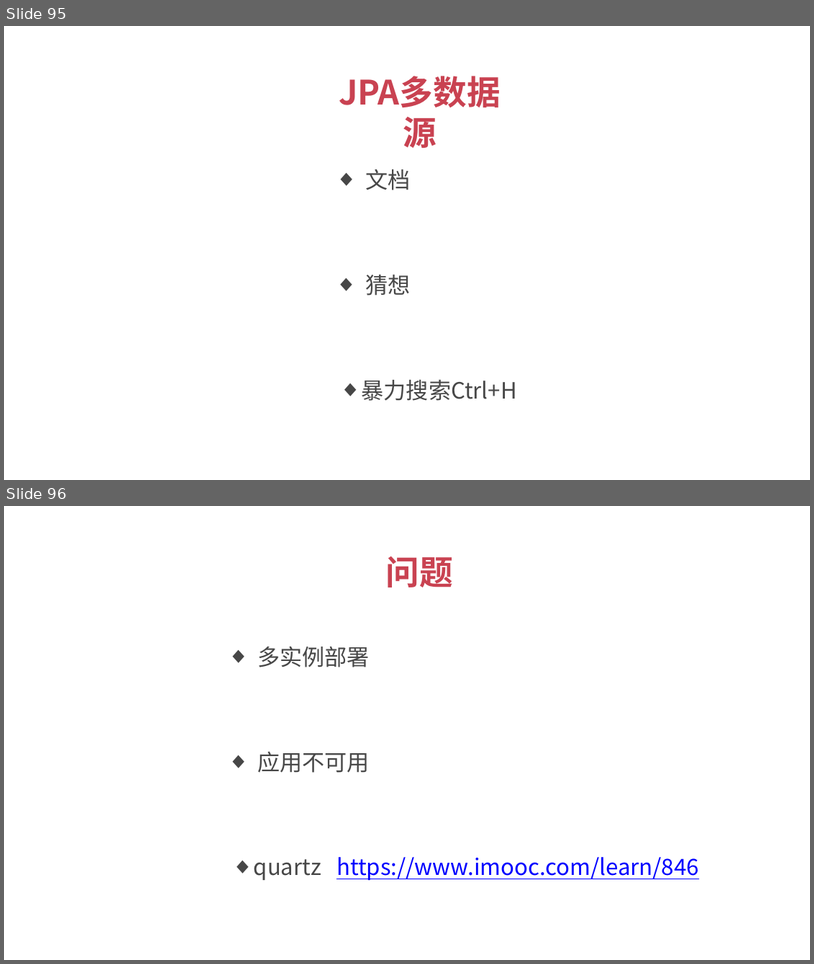
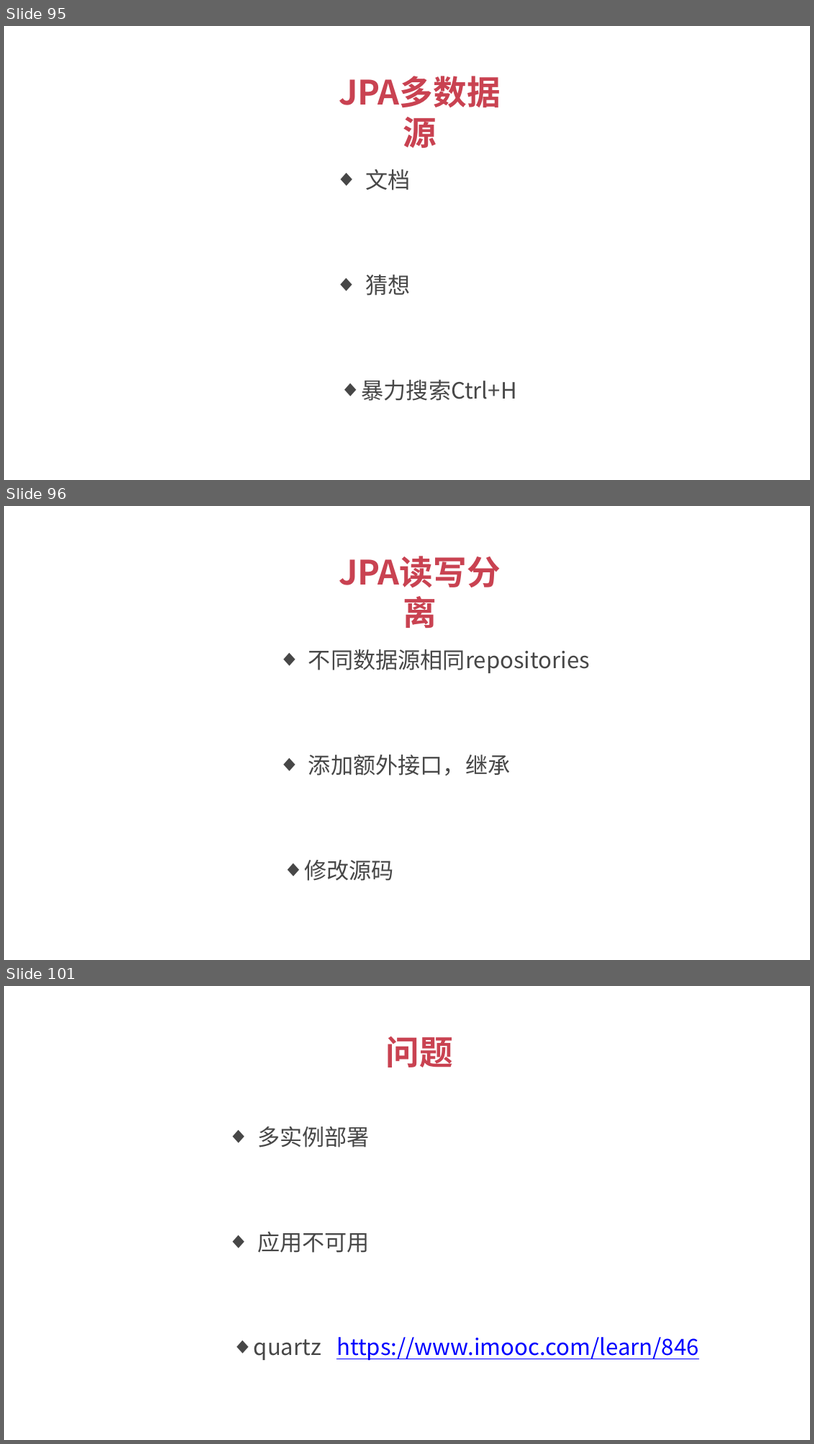
Before and after one commit to 1329555958/financial, a slide deck: 理财平台.pptx. Shown one above the other, each under a label of ours: slides 95 and 96 before the commit, slides 95, 96 and 101 after it; the slides between them are not shown. The pictures are 814x964 and 814x1444 pixels, drawn with LibreOffice and Linux fonts; fonts in the diff are those of the drawing. Boxes give left, top, right and bottom in pixels: in the first picture for what was removed or moved away, otherwise in the second. Text is boxed around its words. In the diff, an @@ line names an element or a change of style, - is before the commit and + after.

```diff
--- a/理财平台.pptx
+++ b/理财平台.pptx
@@ slide 96 added at (x1=4, y1=506, x2=810, y2=960), background #FFFFFF @@
@@ text added at (x1=314, y1=547, x2=526, y2=595), 30 pt, text #C94251, bold @@
+JPA读写分离
@@ text added at (x1=309, y1=649, x2=590, y2=673), 20 pt, text #474747 @@
+  ◆ 不同数据源相同repositories
@@ text added at (x1=309, y1=754, x2=510, y2=775), 20 pt, text #474747 @@
+  ◆ 添加额外接口，继承
@@ text added at (x1=304, y1=860, x2=394, y2=880), 20 pt, text #474747 @@
+  ◆ 修改源码
@@ what was slide 96 is now slide 101 @@
```
Also in this commit, not shown: 4 other slides added, 5 other files.
